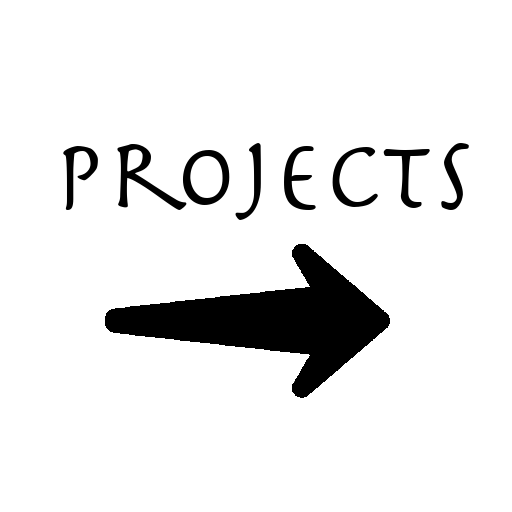
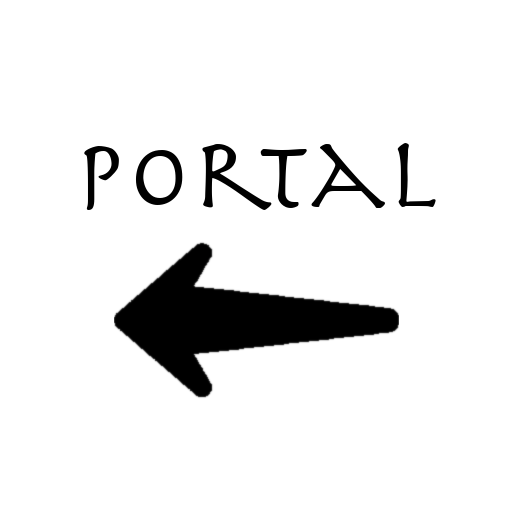
Revision of a layered w=512, h=512 image; what changed, layer by layer:
painted on "arrow-right.png" over [105, 241, 399, 399]
renamed "projects #1" to "Portal", painted on it over [63, 143, 469, 220]
